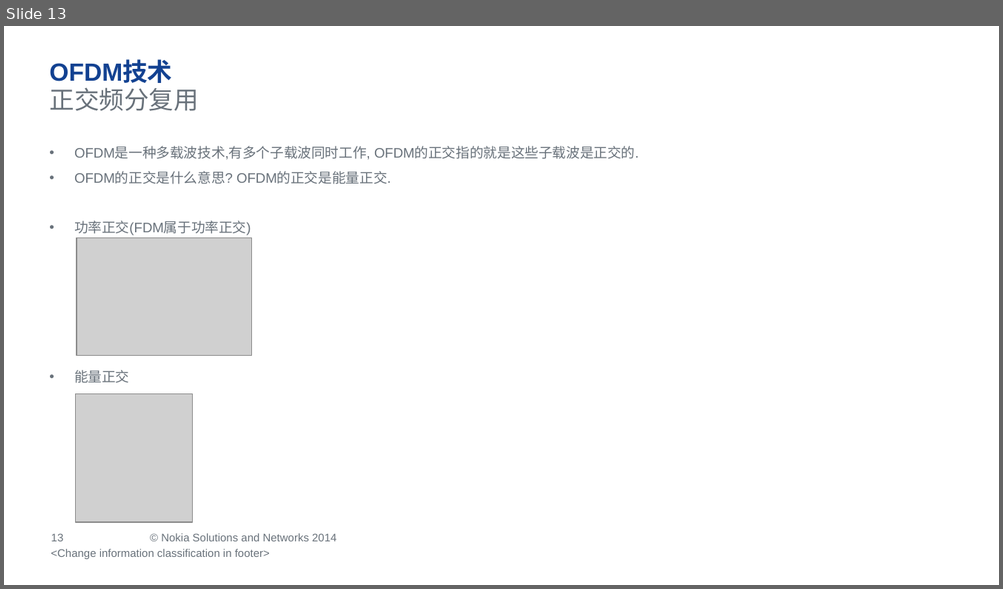
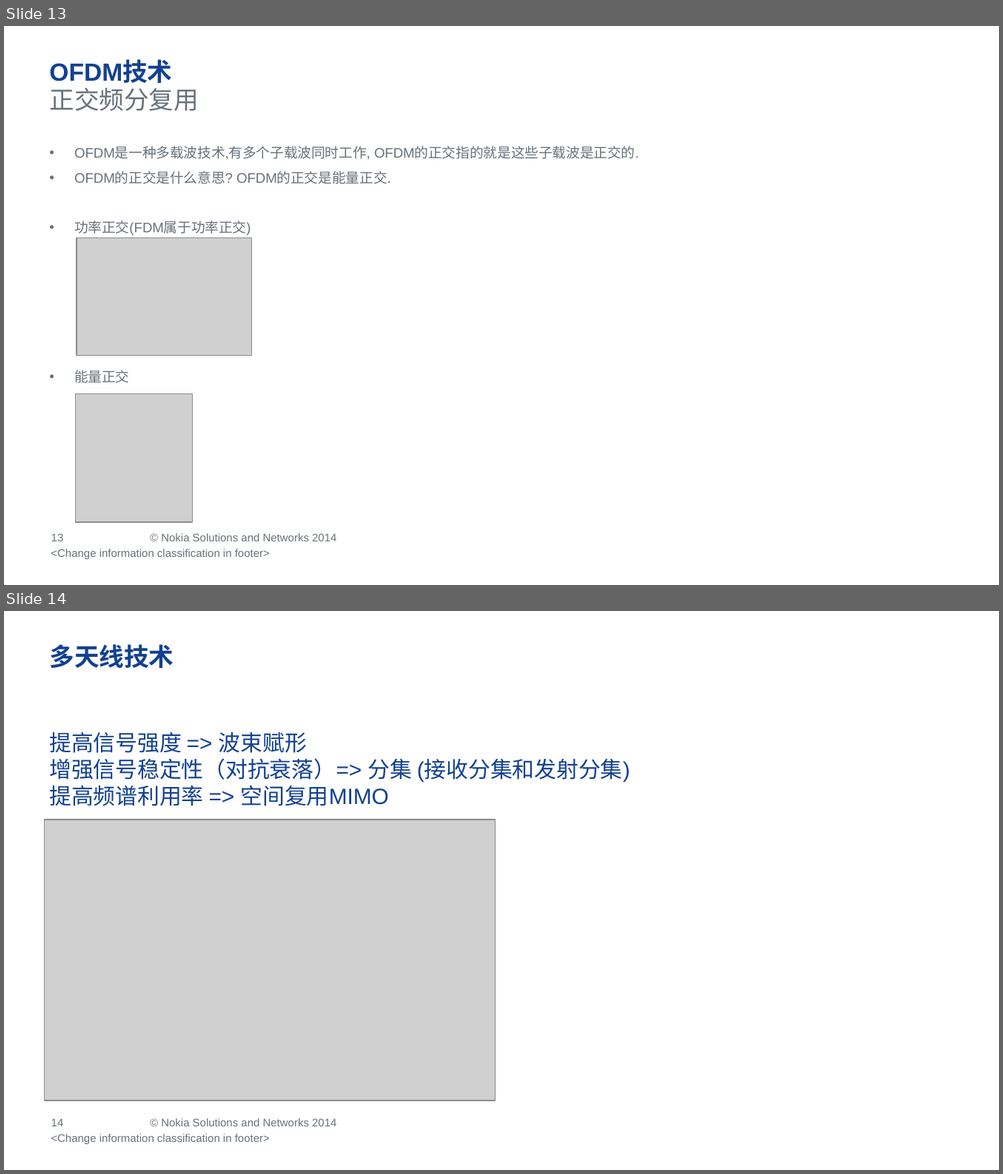
Before and after one commit to ZhouRock/LTE-study, a slide deck: LTE_introduction_by_zhoulei.pptx. Shown one above the other, each under a label of ours: slide 13 before the commit, slides 13 and 14 after it. The pictures are 1003x589 and 1003x1174 pixels, drawn with LibreOffice and Linux fonts; fonts in the diff are those of the drawing; grey boxes stand for pictures; background and template pictures are left out. Boxes give left, top, right and bottom in pixels: in the first picture for what was removed or moved away, otherwise in the second. Text is boxed around its words. In the diff, an @@ line names an element or a change of style, - is before the commit and + after.

```diff
--- a/LTE_introduction_by_zhoulei.pptx
+++ b/LTE_introduction_by_zhoulei.pptx
@@ slide 14 added at (x1=4, y1=611, x2=999, y2=1170), background #FFFFFF; not listed: 11 template elements that a slide beside it also shows @@
@@ title added at (x1=49, y1=644, x2=173, y2=668), 18 pt, text #124191, bold @@
+多天线技术
@@ text added at (x1=49, y1=732, x2=630, y2=806), 16 pt, text #124191 @@
+提高信号强度 => 波束赋形
+增强信号稳定性（对抗衰落）=> 分集 (接收分集和发射分集)
+提高频谱利用率 => 空间复用MIMO
@@ picture added at (x1=45, y1=820, x2=495, y2=1102) @@
@@ text added at (x1=51, y1=1134, x2=270, y2=1145), 8 pt, text #68717A @@
+<Change information classification in footer>
```
Also in this commit, not shown: 2 slides changed, 1 other slide added.
